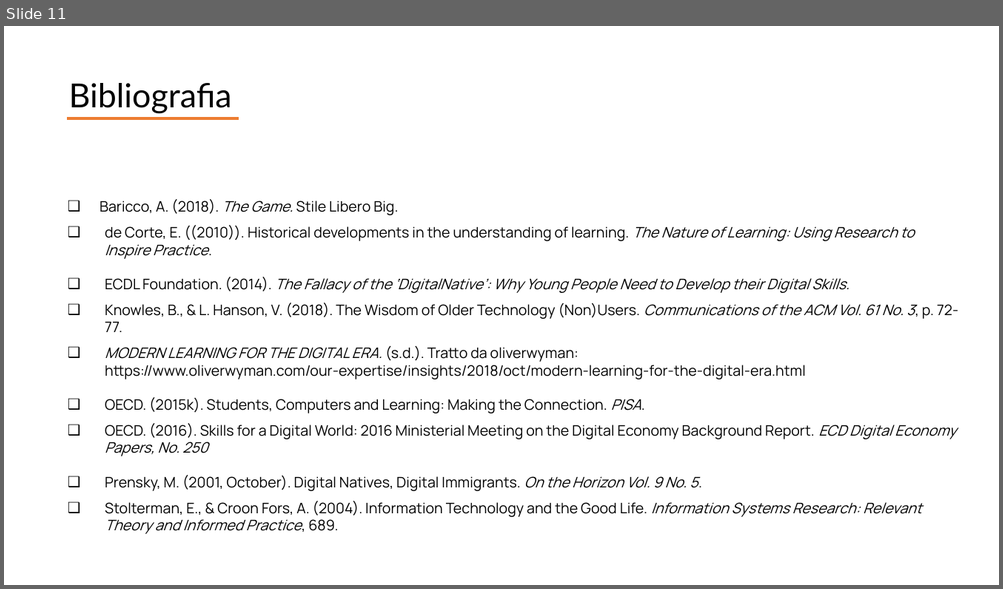
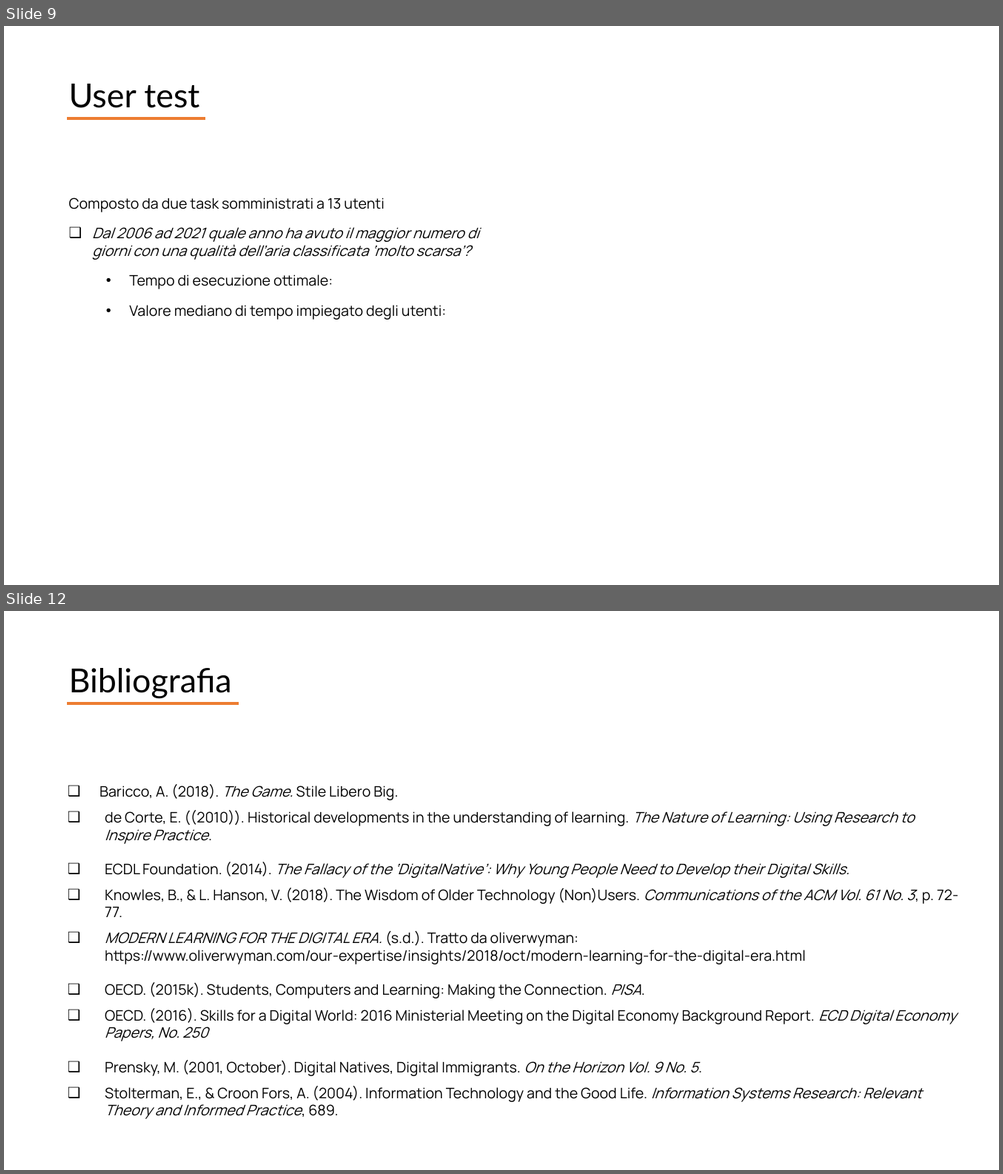
Before and after one commit to giocoal/air-quality-milano-interactive-data-visualization-tableau, a slide deck: Report/Report_progetto_Carbone_Cavallaro_Marconzini_Scuri.pptx. Shown one above the other, each under a label of ours: slide 11 before the commit, slides 9 and 12 after it; the slides between them are not shown. The pictures are 1003x589 and 1003x1174 pixels, drawn with LibreOffice and Linux fonts; fonts in the diff are those of the drawing. Boxes give left, top, right and bottom in pixels: in the first picture for what was removed or moved away, otherwise in the second. Text is boxed around its words. In the diff, an @@ line names an element or a change of style, - is before the commit and + after.

```diff
--- a/Report/Report_progetto_Carbone_Cavallaro_Marconzini_Scuri.pptx
+++ b/Report/Report_progetto_Carbone_Cavallaro_Marconzini_Scuri.pptx
@@ slide 9 added at box(4, 26, 999, 585), background #FFFFFF @@
@@ text added at box(69, 84, 199, 108), 32 pt, text #000000 @@
+User test
@@ line added from (68, 118) to (205, 118), #ED7D31 3 pt @@
@@ text added at box(69, 198, 479, 320), 14 pt, text #000000 @@
+Composto da due task somministrati a 13 utenti
+❑ Dal 2006 ad 2021 quale anno ha avuto il maggior numero di giorni con una qualità dell’aria classificata ‘molto scarsa’?
+  • Tempo di esecuzione ottimale:
+  • Valore mediano di tempo impiegato degli utenti:
@@ what was slide 11 is now slide 12 @@
```
Also in this commit, not shown: 3 slides changed, 7 other slides added, 7 slides removed, 8 other files.
